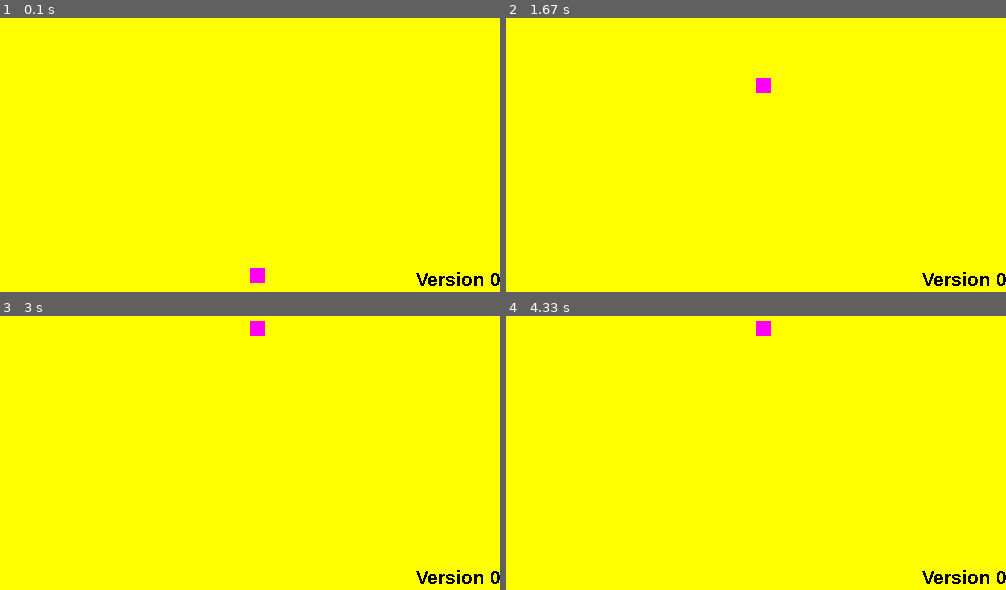
Above: before the commit, frames 1-4 (two rows, left to right).
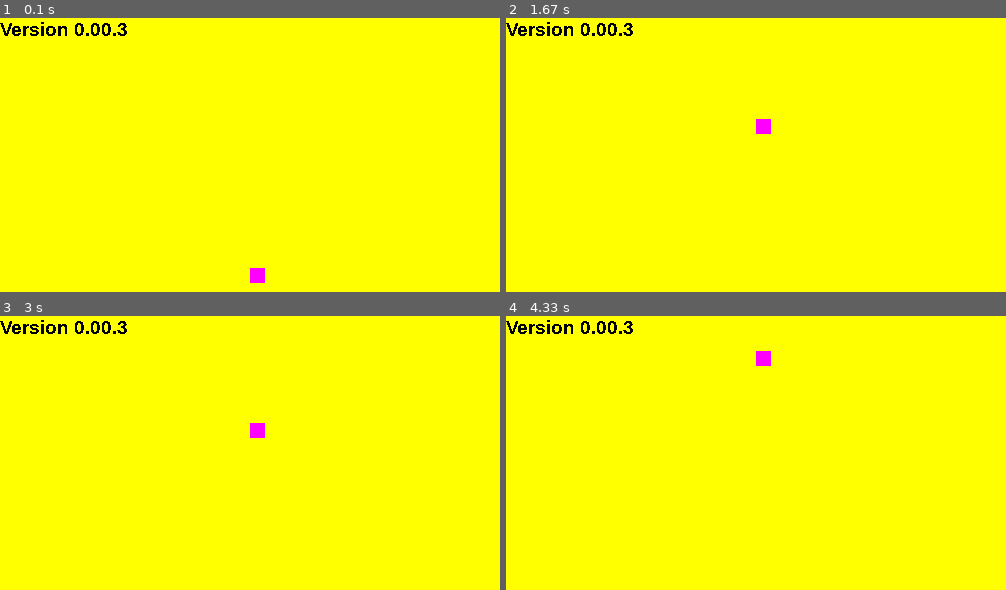
Above: after the commit, the same moments.

Repository: johrad/myfirstgame_pygame
Game: pygame game, started from rect2OOP.py
Same seed, same stepped clock (60 frames per second), same inputs: the game is played once before the commit and once after it.
Inputs:
- Up to frame 1 (0.1 s): no input
- Up to frame 2 (1.67 s): tap Space at 0.33, 1.57 s; hold W 0.67-1.13 s; hold S 1.17-1.47 s; hold W from 1.5 s (still down)
- Up to frame 3 (3 s): release W at 1.87 s; hold S 1.9-2.27 s; tap Space at 1.97, 2.37, 2.7 s; hold W 2.3-2.6 s; hold S 2.63-2.93 s; hold W from 2.97 s (still down)
- Up to frame 4 (4.33 s): tap Space at 3.03, 3.43, 3.83, 4.17 s; release W at 3.33 s; hold S 3.37-3.73 s; hold W 3.77-4.07 s; hold S from 4.1 s (still down)

The runs differ from the first frame. In frame 1, 0.8% of the frame differs, in the area x 0-100%, y 1-98%; in frame 2, 1.1%; in frame 3, 1.1%; in frame 4, 1.1%.

Commit message:
added jumping

Diff:
--- a/rect2OOP.py
+++ b/rect2OOP.py
@@ -27,12 +27,13 @@
 
     def draw_text(self):
         text_surface = self.my_font.render(("Version " + version), False, ((0, 0, 0)))
-        display.blit(text_surface, (width/1.2, height/2))
+        display.blit(text_surface, (0, 0))
         pygame.display.flip()
 
 
 class Player():
     def __init__(self):
+        global jumping
         self.x_pos = 250
         self.y_pos = 250
         self.npc_color = (255, 0, 255)
@@ -66,12 +67,28 @@
     for event in pygame.event.get():
         if event.type == pygame.QUIT:
             running = False
-        else:
-            pass
+
+    if key[pygame.K_SPACE]:
+        man.jumping = True
 
     if not(man.jumping):
         if key[pygame.K_w] and man.y_pos > man.npc_vel:
             man.y_pos -= man.npc_vel
+        if key[pygame.K_s] and man.y_pos < (height - man.npc_height - man.npc_vel):
+            man.y_pos += man.npc_vel
+    else:
+        if man.jumping_height >= -10:
+            magic_jump_num = 1
+
+            if man.jumping_height < 0:
+                magic_jump_num = -1
+
+            man.y_pos -= (man.jumping_height ** 2) * 0.25 * magic_jump_num
+            man.jumping_height -= 1
+            # "magic_jump_num" turns the character around whem jumping
+        else:
+            man.jumping = False
+            man.jumping_height = 10
 
     if key[pygame.K_ESCAPE] or (key[pygame.K_e] and (key[pygame.K_LCTRL] or key[pygame.K_RSHIFT])):
         running = False
